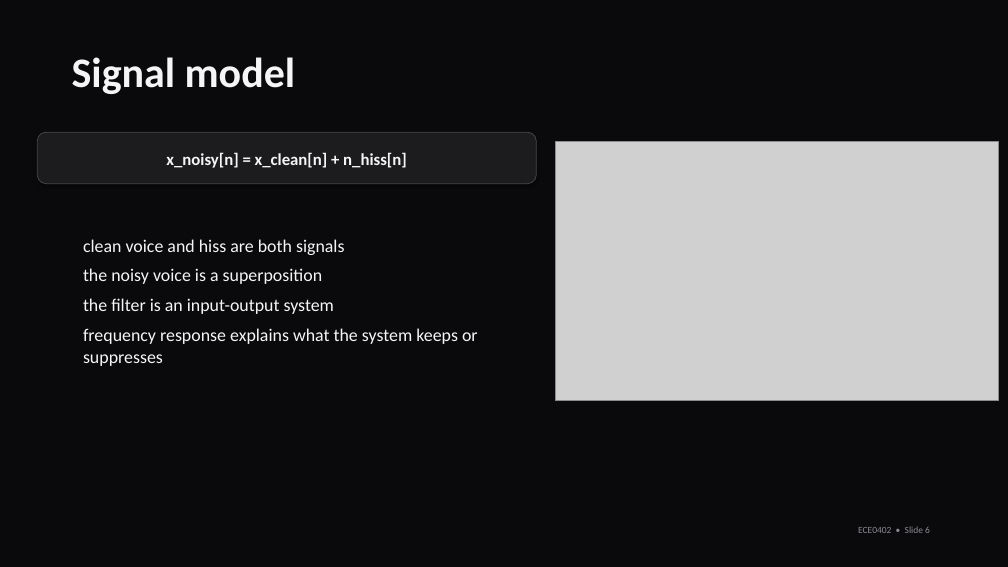
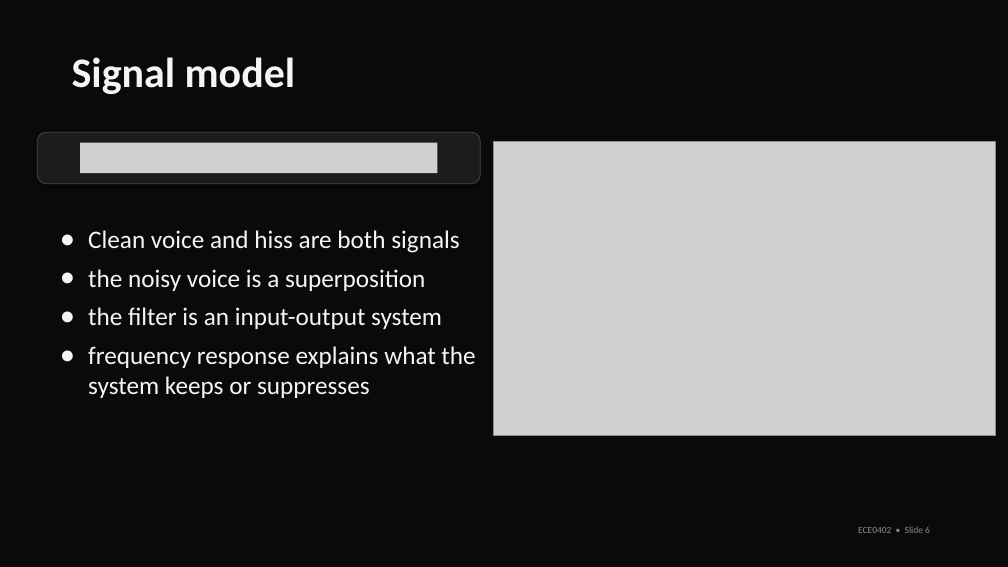
Before and after one commit to Xiejz959/2026-Signal-System-Pres, a slide deck: slide 6 of demo/Voice_Noise_Presentation_3.1.pptx. Drawn at 1008x567 pixels with LibreOffice and Linux fonts; fonts in the diff are those of the drawing; grey boxes stand for pictures; background and template pictures are left out. Boxes give left, top, right and bottom in pixels: in the first picture for what was removed or moved away, otherwise in the second. Text is boxed around its words. In the diff, an @@ line names an element or a change of style, - is before the commit and + after.

```diff
--- a/demo/Voice_Noise_Presentation_3.1.pptx
+++ b/demo/Voice_Noise_Presentation_3.1.pptx
@@ rounded rectangle: place and size @@
-rounded rectangle at [37,132,536,184]
+rounded rectangle at [37,132,480,184]
@@ picture added at [80,143,438,173] @@
@@ picture: place and size @@
-picture at [556,141,999,400]
+picture at [493,141,995,435]
@@ text removed at [166,152,407,168] @@
-x_noisy[n] = x_clean[n] + n_hiss[n]
@@ text "Clean voice and hiss are ...": place and size @@
-text "Clean voice and hiss are ..." at [83,239,478,366]
+text "Clean voice and hiss are ..." at [88,230,475,398]
@@ text at [88,230,459,253]: text changed; size 17 to 24 pt @@
-clean voice and hiss are both signals
+● Clean voice and hiss are both signals
@@ text at [88,269,475,398]: size 17 to 24 pt in "the noisy voice is a superposition", "the filter is an input-output system", "frequency response explains what the system keeps ..."; bullet none to ● @@
```
Also in this commit, not shown: 3 other slides changed, 1 other file.
